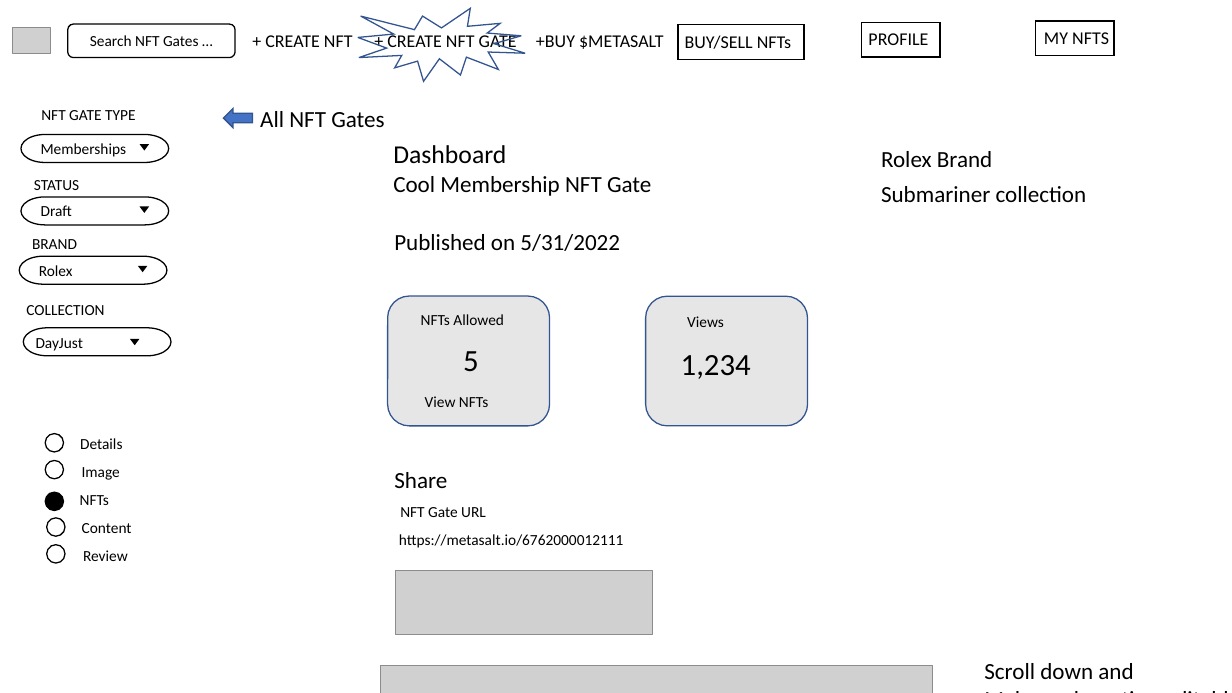
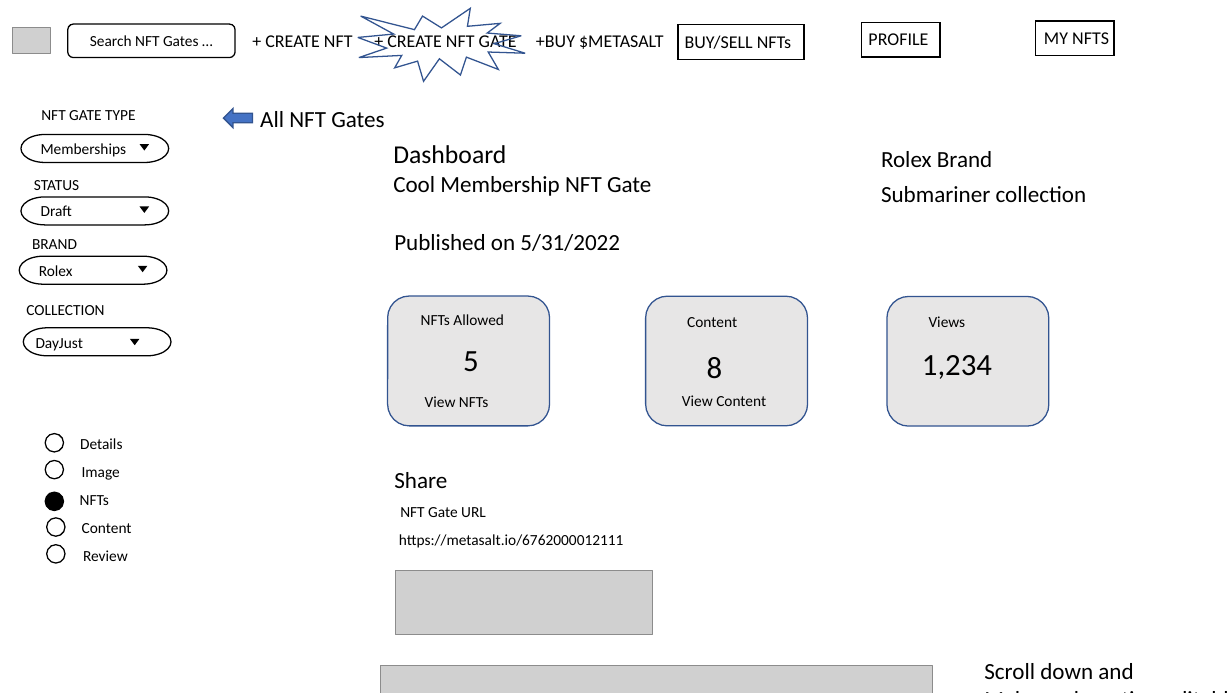
Before and after one commit to rhahn28/NFT_Marketplace_Resources, a slide deck: slide 20 of NEW UI MASTER.pptx. Drawn at 1232x693 pixels with LibreOffice and Linux fonts; fonts in the diff are those of the drawing; grey boxes stand for pictures; background and template pictures are left out. Boxes give left, top, right and bottom in pixels: in the first picture for what was removed or moved away, otherwise in the second. Text is boxed around its words. In the diff, an @@ line names an element or a change of style, - is before the commit and + after.

Commit message:
changes

```diff
--- a/NEW UI MASTER.pptx
+++ b/NEW UI MASTER.pptx
@@ rounded rectangle added at [887, 297, 1049, 426], fill #E7E6E6, outline #325491 1 pt @@
@@ text at [687, 317, 737, 327]: text changed @@
-Views
+Content
@@ text added at [929, 316, 966, 327], 12 pt, text #000000 @@
+Views
@@ text added at [707, 357, 723, 379], 24 pt, text #000000 @@
+8
@@ text "1,234": place and size @@
-text "1,234" at [681, 355, 751, 379]
+text "1,234" at [922, 355, 992, 379]
@@ text added at [682, 395, 766, 406], 12 pt, text #000000 @@
+View Content
```
